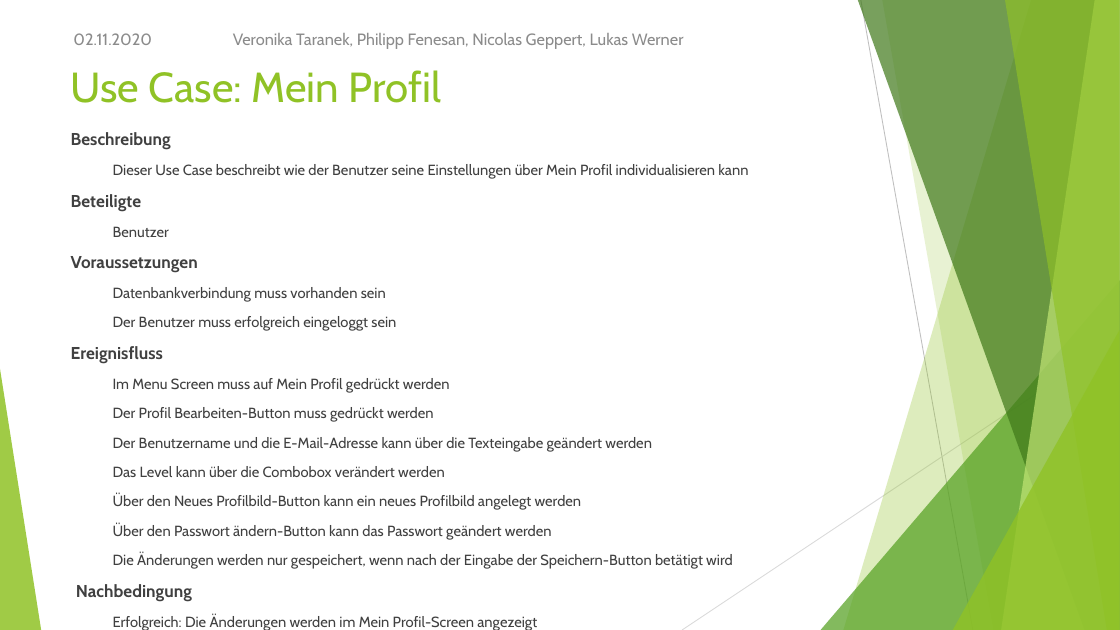
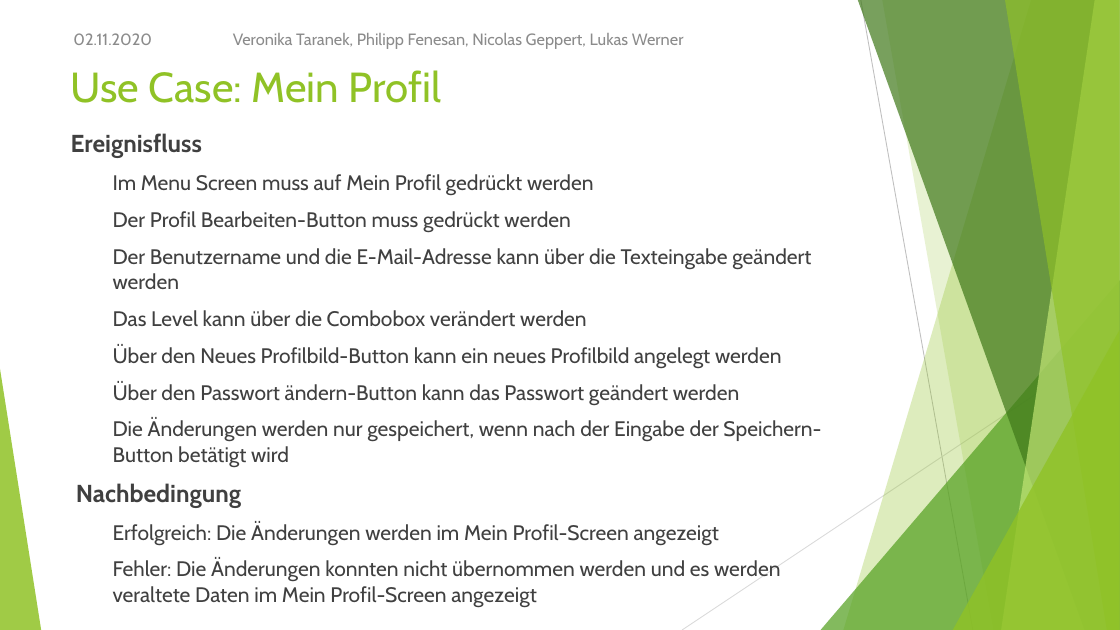
Before and after one commit to NicoGep/Programming_Project, a slide deck: slide 17 of presentation/wanderoo – Gruppe 3.pptx (slide 15 before the commit). Drawn at 1120x630 pixels with LibreOffice and Linux fonts; fonts in the diff are those of the drawing. Boxes give left, top, right and bottom in pixels: in the first picture for what was removed or moved away, otherwise in the second. Text is boxed around its words. In the diff, an @@ line names an element or a change of style, - is before the commit and + after.

```diff
--- a/presentation/wanderoo – Gruppe 3.pptx
+++ b/presentation/wanderoo – Gruppe 3.pptx
@@ text "Ereignisfluss" at bbox=[71, 133, 821, 608]: size 14.7 to 21 pt in "Ereignisfluss", "Nachbedingung"; size 12.6 to 18 pt @@
@@ text at bbox=[71, 132, 748, 331]: paragraphs removed @@
-Beschreibung
-  Dieser Use Case beschreibt wie der Benutzer seine Einstellungen über Mein Profil individualisieren kann
-Beteiligte
-  Benutzer
-Voraussetzungen
-  Datenbankverbindung muss vorhanden sein
-  Der Benutzer muss erfolgreich eingeloggt sein
```
Also in this commit, not shown: 2 other slides changed, 6 slides added, 1 slide removed, 2 other files.
